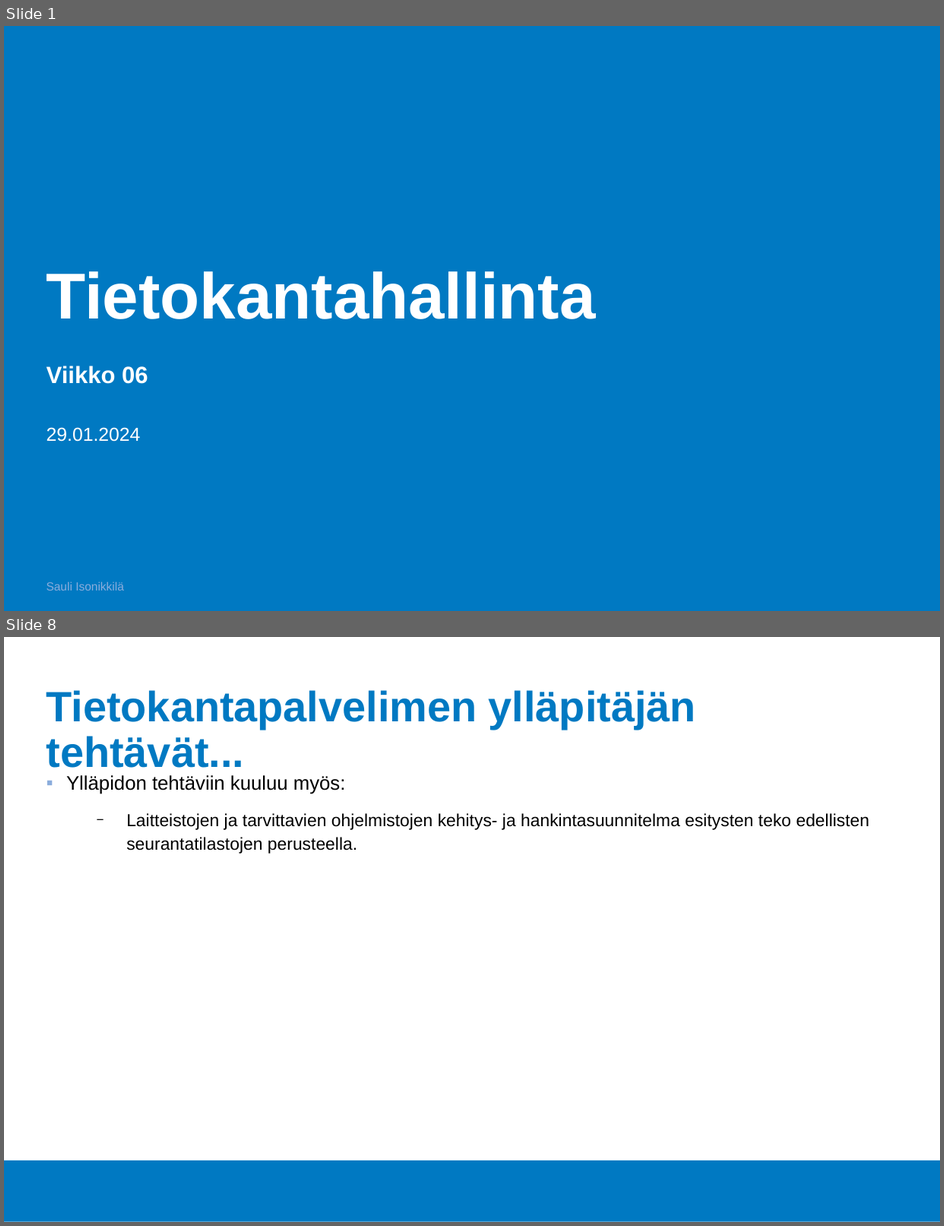
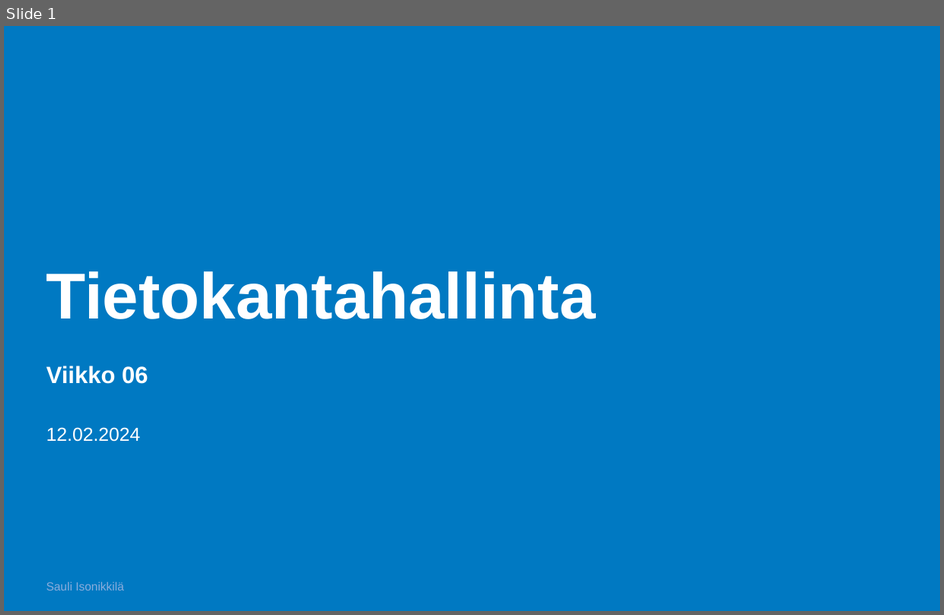
Before and after one commit to Tietokantahallinta/Tietokantahallinta.github.io, a slide deck: luennot/viikko06/Luentokalvot_06.odp. Shown one above the other, each under a label of ours: slides 1 and 8 before the commit, slide 1 after it; the slides between them are not shown. The pictures are 944x1226 and 944x615 pixels, drawn with LibreOffice and Linux fonts; fonts in the diff are those of the drawing; background and template pictures are left out. Boxes give left, top, right and bottom in pixels: in the first picture for what was removed or moved away, otherwise in the second. Text is boxed around its words. In the diff, an @@ line names an element or a change of style, - is before the commit and + after.

```diff
--- a/luennot/viikko06/Luentokalvot_06.odp
+++ b/luennot/viikko06/Luentokalvot_06.odp
@@ slide 8 removed at [4,637,940,1222], background #FFFFFF; not listed: 1 template element that a slide beside it also shows @@
@@ title removed at [47,690,696,768] @@
-Tietokantapalvelimen ylläpitäjän tehtävät...
@@ text removed at [66,775,870,854] @@
-▪ Ylläpidon tehtäviin kuuluu myös:
-  − Laitteistojen ja tarvittavien ohjelmistojen kehitys- ja hankintasuunnitelma esitysten teko edellisten seurantatilastojen perusteella.
@@ slide 1 changed as well @@
@@ text at [47,427,141,442]: text changed @@
-29.01.2024
+12.02.2024
```
Also in this commit, not shown: 1 other slide changed, 1 slide added, 8 other slides removed, 14 other files.
